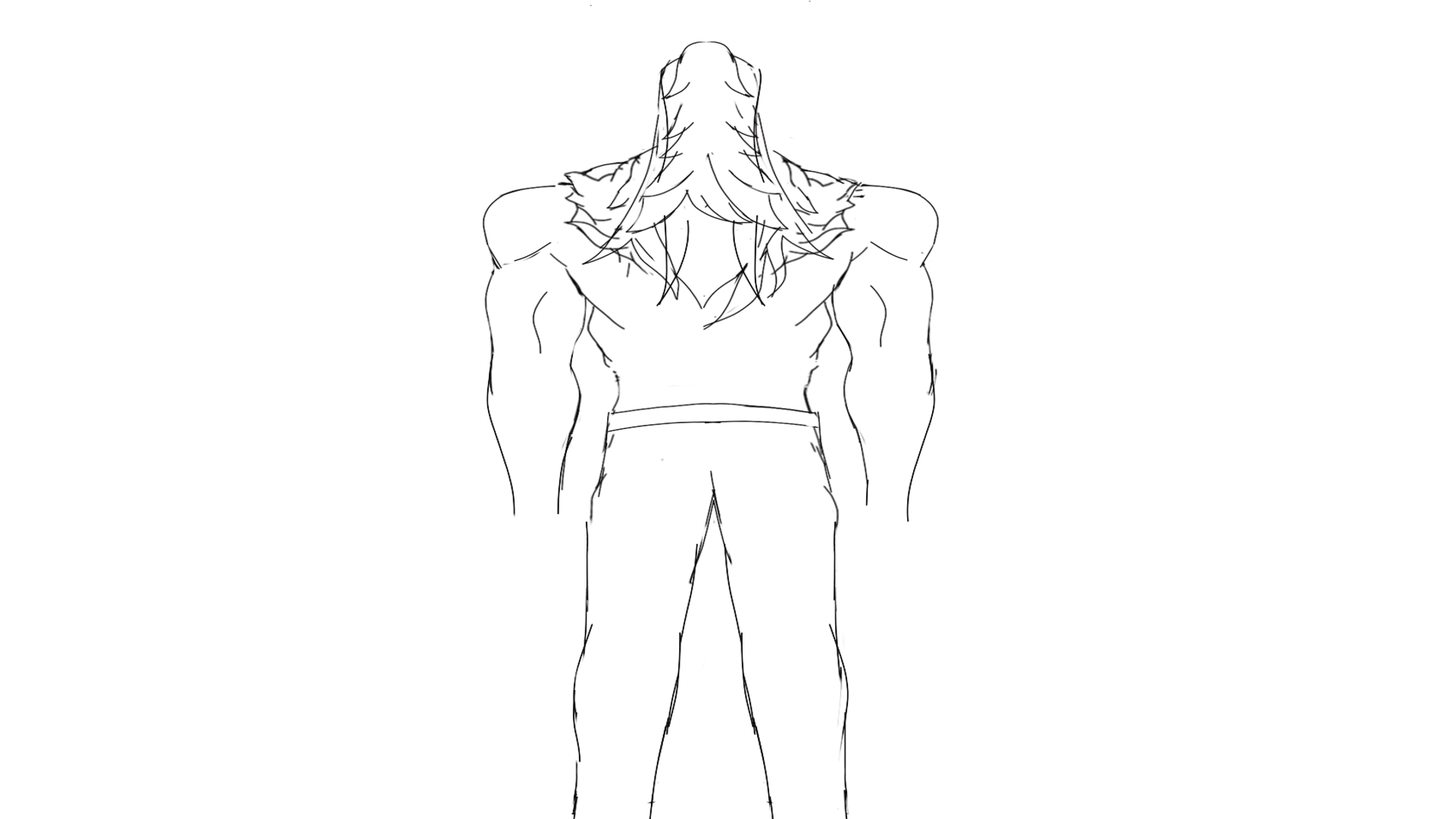
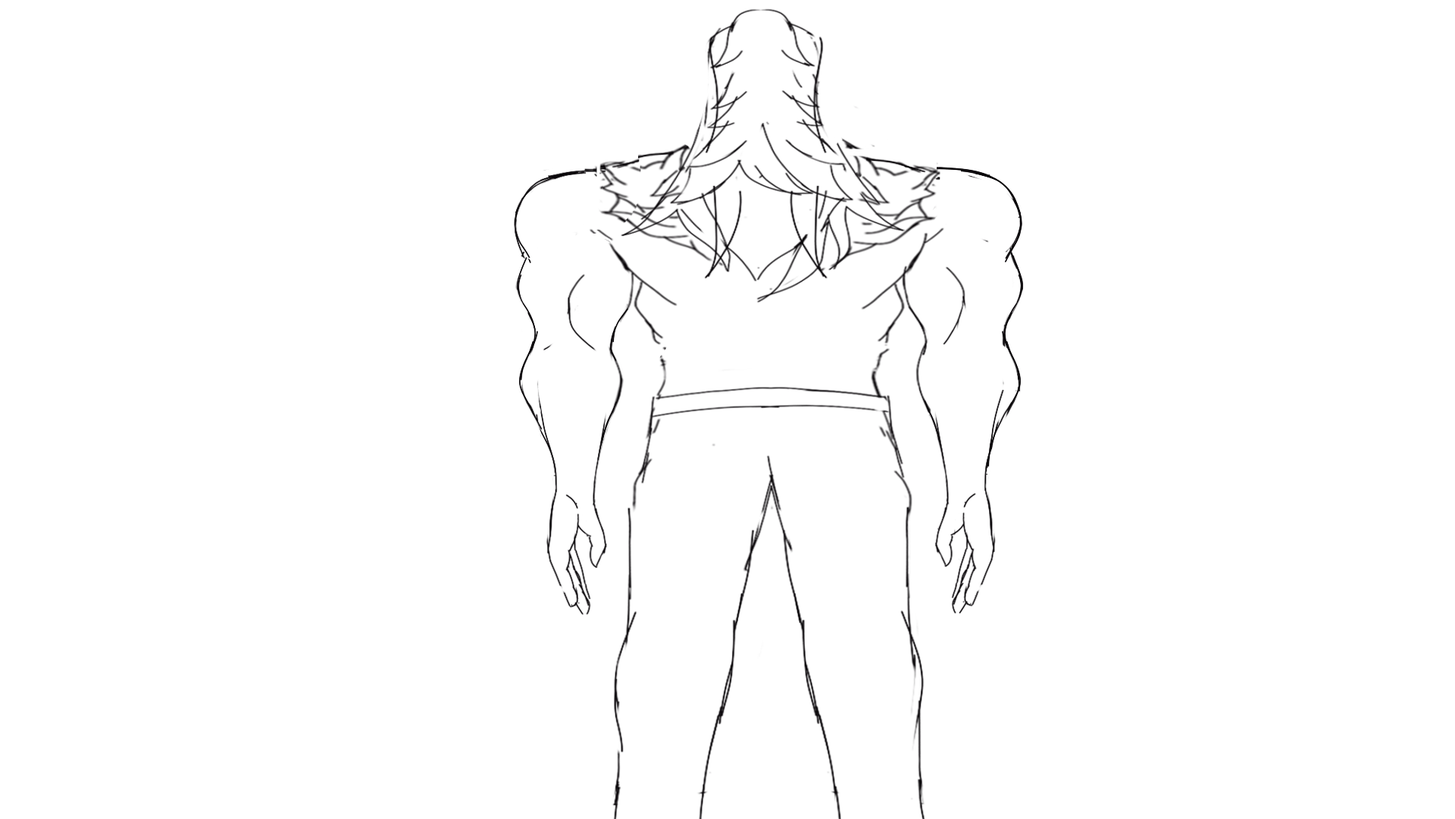
Revision of a layered 1455px x 819px image; what changed, layer by layer:
painted on "Paint Layer 3" over 533, 0, 922, 340
painted on "Paint Layer 2" over 482, 0, 1025, 819
